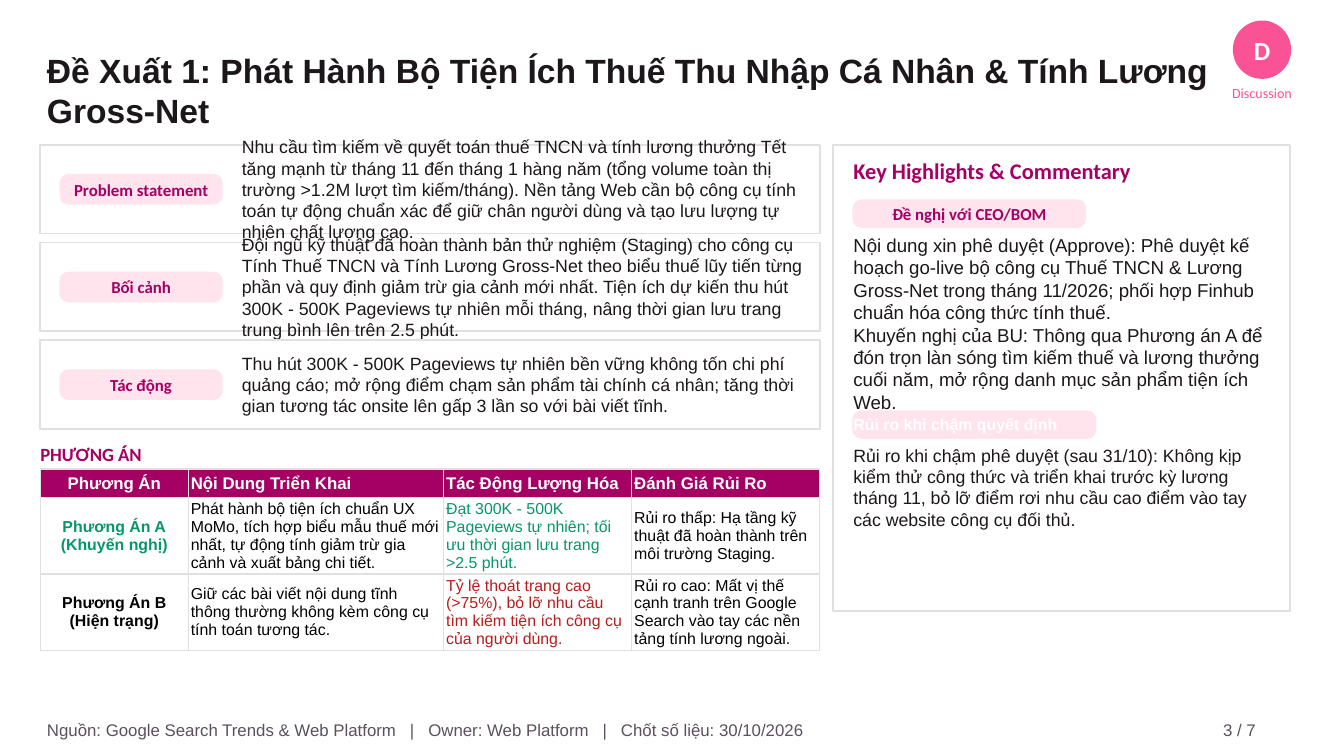
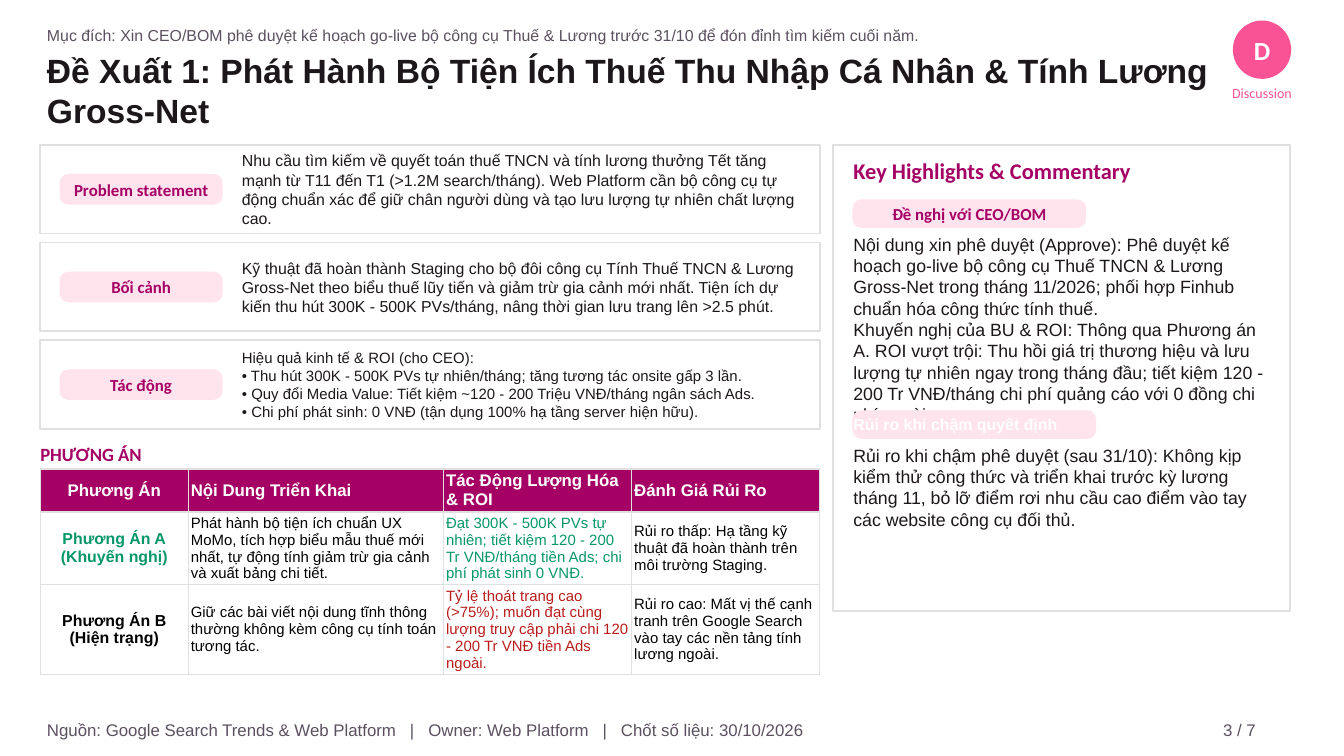
Before and after one commit to vanhien26/hienho-knowledgebase, a slide deck: slide 3 of 07_REPORTS/docs/presentations/Web_Platform_Thang_10_2026_Monthly_Report.pptx. Drawn at 1344x756 pixels with LibreOffice and Linux fonts; fonts in the diff are those of the drawing. Boxes give left, top, right and bottom in pixels: in the first picture for what was removed or moved away, otherwise in the second. Text is boxed around its words. In the diff, an @@ line names an element or a change of style, - is before the commit and + after.

Commit message:
fix(pptx): fix Slide 5 card metrics, add Mục đích line across all slides, add McKinsey ROI to Slide 3 and tag [R] on Slide 7

```diff
--- a/07_REPORTS/docs/presentations/Web_Platform_Thang_10_2026_Monthly_Report.pptx
+++ b/07_REPORTS/docs/presentations/Web_Platform_Thang_10_2026_Monthly_Report.pptx
@@ text added at [47, 28, 918, 45], 8.5 pt, text #5C5060 @@
+Mục đích: Xin CEO/BOM phê duyệt kế hoạch go-live bộ công cụ Thuế & Lương trước 31/10 để đón đỉnh tìm kiếm cuối năm.
@@ text at [242, 154, 794, 224]: text changed; size 9.5 to 8.5 pt @@
-Nhu cầu tìm kiếm về quyết toán thuế TNCN và tính lương thưởng Tết tăng mạnh từ tháng 11 đến tháng 1 hàng năm (tổng volume toàn thị trường >1.2M lượt tìm kiếm/tháng). Nền tảng Web cần bộ công cụ tính toán tự động chuẩn xác để giữ chân người dùng và tạo lưu lượng tự nhiên chất lượng cao.
+Nhu cầu tìm kiếm về quyết toán thuế TNCN và tính lương thưởng Tết tăng mạnh từ T11 đến T1 (>1.2M search/tháng). Web Platform cần bộ công cụ tự động chuẩn xác để giữ chân người dùng và tạo lưu lượng tự nhiên chất lượng cao.
@@ text at [853, 237, 1234, 319]: size 10 to 9.5 pt in "Nội dung xin phê duyệt (Approve): Phê ..." @@
@@ text at [242, 261, 794, 316]: text changed; size 9.5 to 8.5 pt @@
-Đội ngũ kỹ thuật đã hoàn thành bản thử nghiệm (Staging) cho công cụ Tính Thuế TNCN và Tính Lương Gross-Net theo biểu thuế lũy tiến từng phần và quy định giảm trừ gia cảnh mới nhất. Tiện ích dự kiến thu hút 300K - 500K Pageviews tự nhiên mỗi tháng, nâng thời gian lưu trang trung bình lên trên 2.5 phút.
+Kỹ thuật đã hoàn thành Staging cho bộ đôi công cụ Tính Thuế TNCN & Lương Gross-Net theo biểu thuế lũy tiến và giảm trừ gia cảnh mới nhất. Tiện ích dự kiến thu hút 300K - 500K PVs/tháng, nâng thời gian lưu trang lên >2.5 phút.
@@ text at [853, 322, 1256, 404]: text changed; size 10 to 9.5 pt @@
-Khuyến nghị của BU: Thông qua Phương án A để đón trọn làn sóng tìm kiếm thuế và lương thưởng cuối năm, mở rộng danh mục sản phẩm tiện ích Web.
+Khuyến nghị của BU & ROI: Thông qua Phương án A. ROI vượt trội: Thu hồi giá trị thương hiệu và lưu lượng tự nhiên ngay trong tháng đầu; tiết kiệm 120 - 200 Tr VNĐ/tháng chi phí quảng cáo với 0 đồng chi phí ngoài.
@@ text at [242, 351, 755, 420]: text changed; size 9.5 to 8 pt @@
-Thu hút 300K - 500K Pageviews tự nhiên bền vững không tốn chi phí quảng cáo; mở rộng điểm chạm sản phẩm tài chính cá nhân; tăng thời gian tương tác onsite lên gấp 3 lần so với bài viết tĩnh.
+Hiệu quả kinh tế & ROI (cho CEO):
+• Thu hút 300K - 500K PVs tự nhiên/tháng; tăng tương tác onsite gấp 3 lần.
+• Quy đổi Media Value: Tiết kiệm ~120 - 200 Triệu VNĐ/tháng ngân sách Ads.
+• Chi phí phát sinh: 0 VNĐ (tận dụng 100% hạ tầng server hiện hữu).
@@ table at [40, 469, 820, 675] @@
-row 1, column 3: Tác Động Lượng Hóa
+row 1, column 3: Tác Động Lượng Hóa & ROI
-row 2, column 3: Đạt 300K - 500K Pageviews tự nhiên; tối ưu thời gian lưu trang >2.5 phút.
+row 2, column 3: Đạt 300K - 500K PVs tự nhiên; tiết kiệm 120 - 200 Tr VNĐ/tháng tiền Ads; chi phí phát sinh 0 VNĐ.
-row 3, column 3: Tỷ lệ thoát trang cao (>75%), bỏ lỡ nhu cầu tìm kiếm tiện ích công cụ của người dùng.
+row 3, column 3: Tỷ lệ thoát trang cao (>75%); muốn đạt cùng lượng truy cập phải chi 120 - 200 Tr VNĐ tiền Ads ngoài.
@@ size 8.5 to 8 pt in "Phát hành bộ tiện ích chuẩn UX ...", "Rủi ro thấp: Hạ tầng kỹ thuật ...", "Giữ các bài viết nội dung tĩnh ...", "Rủi ro cao: Mất vị thế cạnh ..." @@
```
Also in this commit, not shown: 5 other slides changed, 1 other file.
